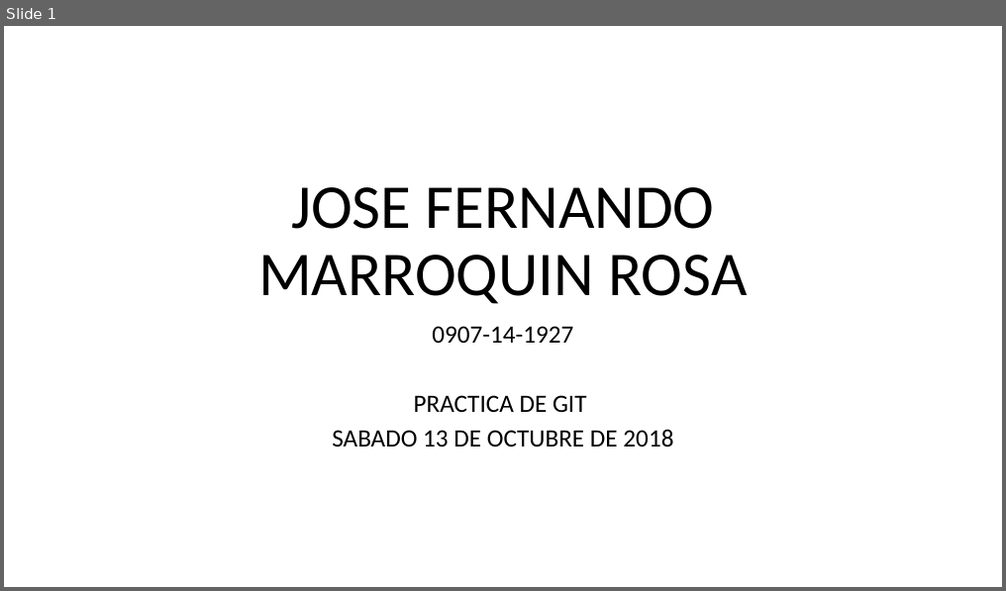
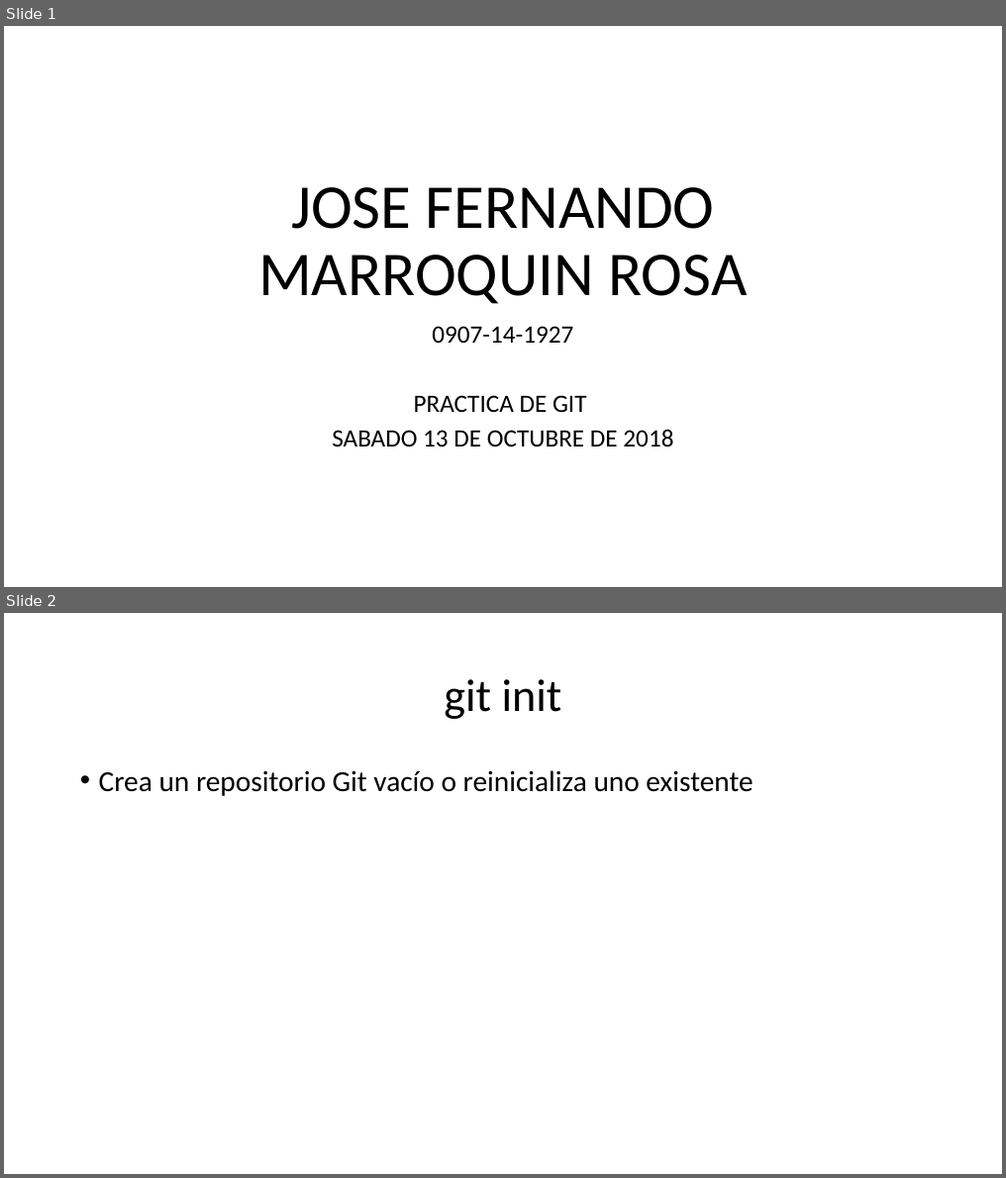
Before and after one commit to chepe11295/tareaSabado, a slide deck: joseMarroquin.pptx. Shown one above the other, each under a label of ours: slide 1 before the commit, slides 1 and 2 after it. The pictures are 1006x591 and 1006x1178 pixels, drawn with LibreOffice and Linux fonts; fonts in the diff are those of the drawing. Boxes give left, top, right and bottom in pixels: in the first picture for what was removed or moved away, otherwise in the second. Text is boxed around its words. In the diff, an @@ line names an element or a change of style, - is before the commit and + after.

Commit message:
sentencia git init. primera rama creada

```diff
--- a/joseMarroquin.pptx
+++ b/joseMarroquin.pptx
@@ slide 2 added at [4, 613, 1002, 1174], background #FFFFFF @@
@@ title added at [444, 679, 562, 719], 44 pt, text #000000 @@
+git init
@@ text added at [99, 770, 752, 796], 28 pt, text #000000 @@
+• Crea un repositorio Git vacío o reinicializa uno existente
```
